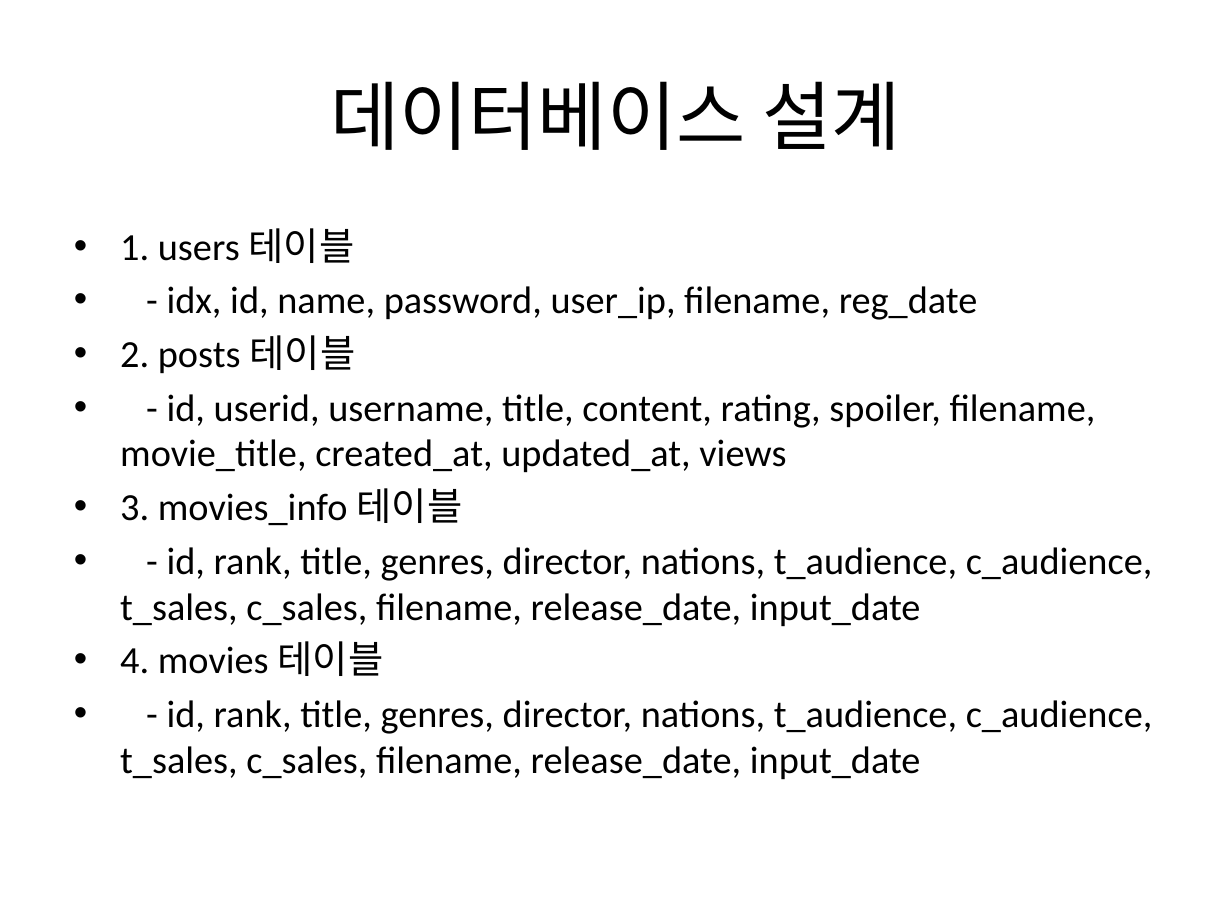
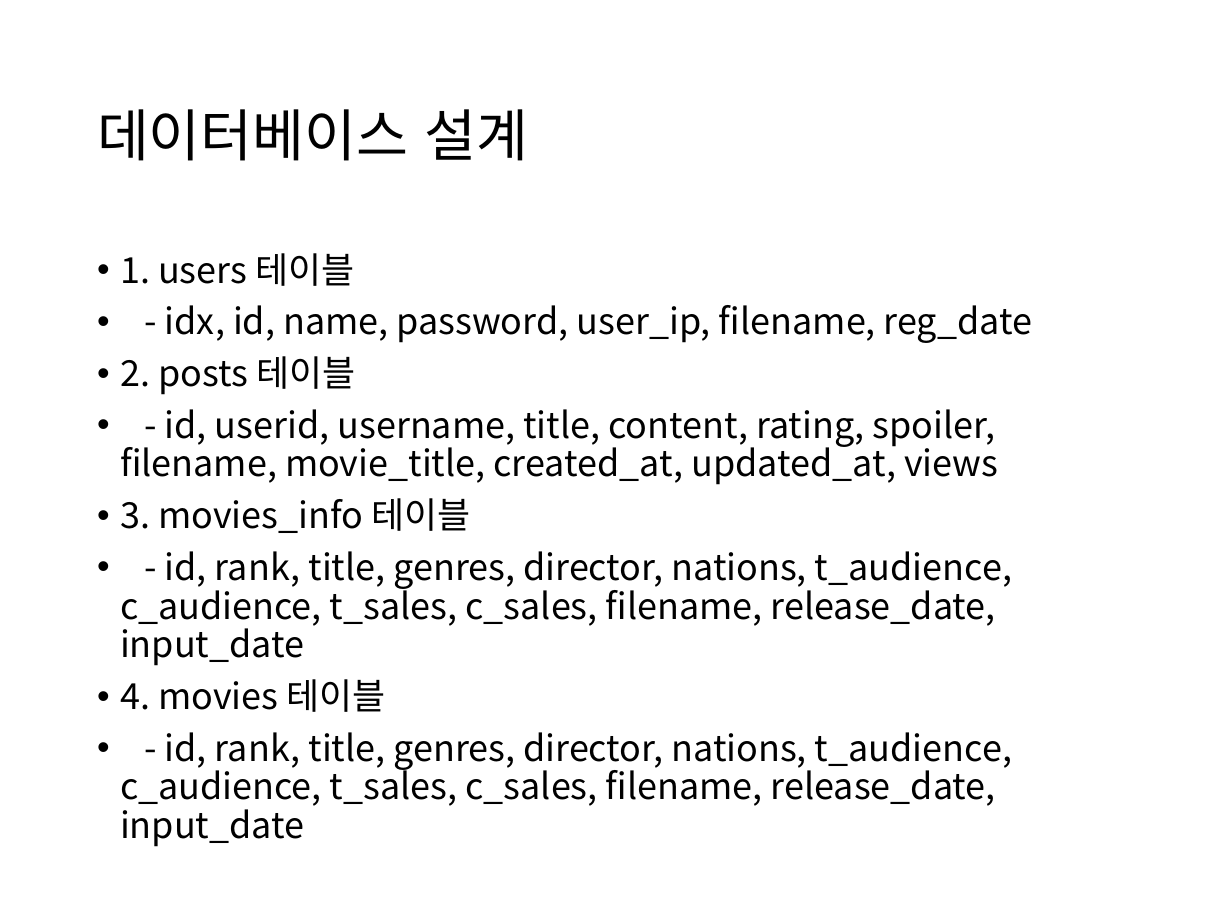
Before and after one commit to junhyuk000/PopcornAPP, a slide deck: slide 5 of MovieInfoAPP_Presentation.pptx. Drawn at 1232x924 pixels with LibreOffice and Linux fonts; fonts in the diff are those of the drawing. Boxes give left, top, right and bottom in pixels: in the first picture for what was removed or moved away, otherwise in the second. Text is boxed around its words. In the diff, an @@ line names an element or a change of style, - is before the commit and + after.

```diff
--- a/MovieInfoAPP_Presentation.pptx
+++ b/MovieInfoAPP_Presentation.pptx
@@ title "데이터베이스 설계": place and size @@
-title "데이터베이스 설계" at box(330, 81, 902, 150)
+title "데이터베이스 설계" at box(97, 109, 528, 161)
@@ title "데이터베이스 설계" at box(97, 109, 528, 161): size 44 to 33 pt, font Calibri to Noto Sans CJK KR; alignment centre to left; line spacing 1 to 0.9 @@
@@ text "1. users 테이블": place and size @@
-text "1. users 테이블" at box(120, 228, 1153, 780)
+text "1. users 테이블" at box(120, 253, 1032, 847)
@@ text "1. users 테이블" at box(120, 253, 1032, 847): size 22.4 to 21 pt, font Calibri to Noto Sans CJK KR; indent changed; line spacing 1 to 0.9; more space between paragraphs @@
```
Also in this commit, not shown: 9 other slides changed, 7 slides added, 2 other files.
